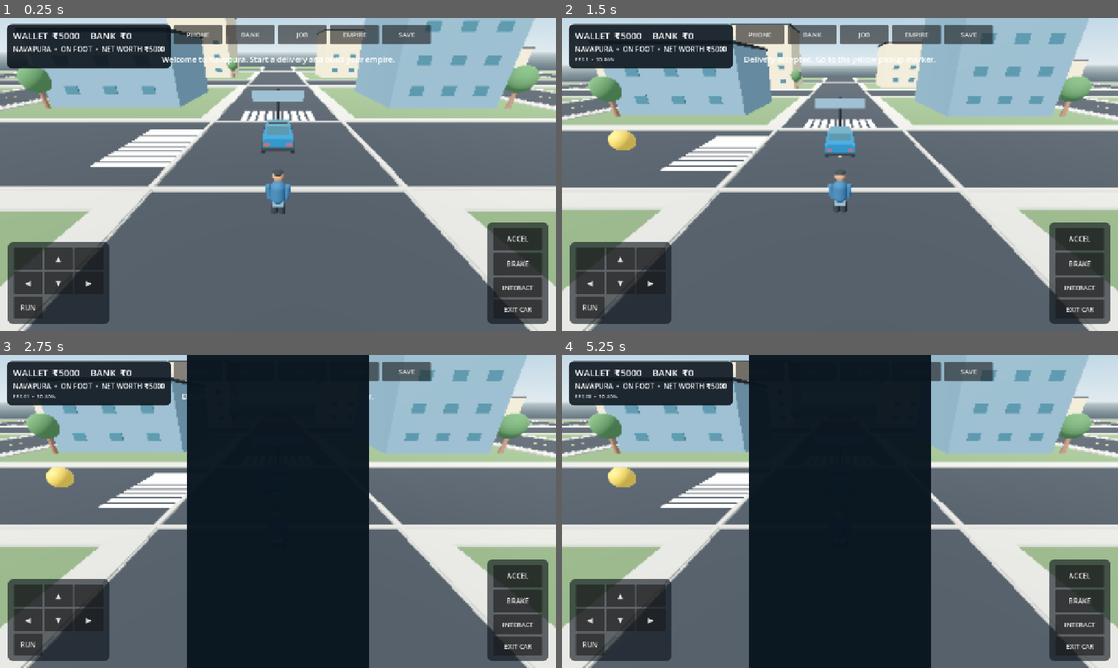
Above: before the commit, frames 1-4 (two rows, left to right).
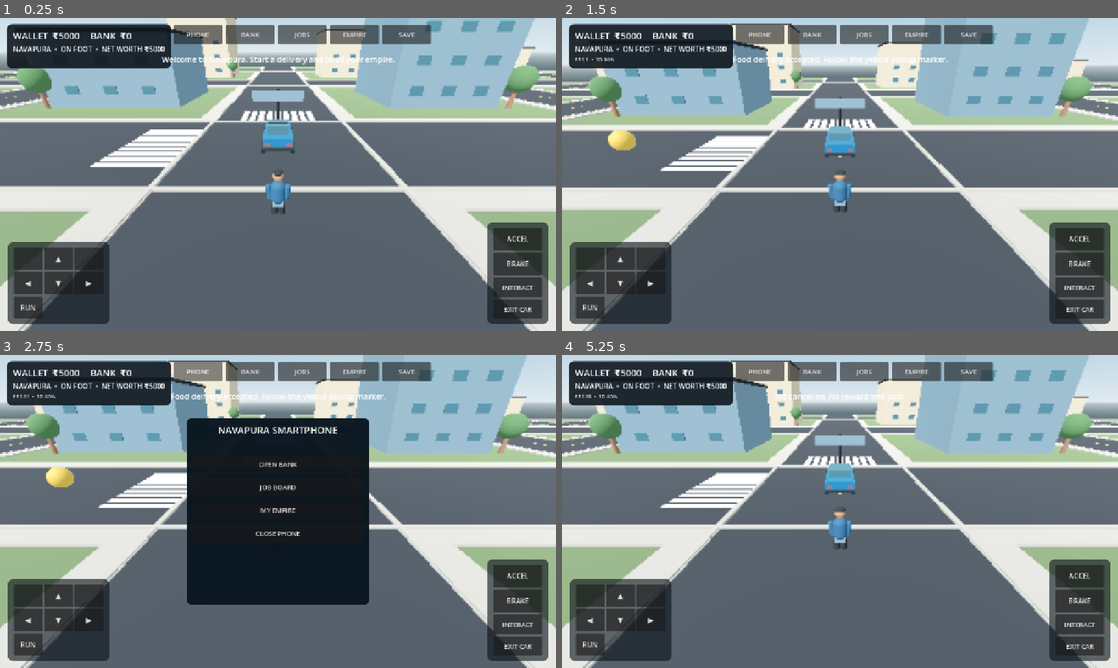
Above: after the commit, the same moments.

Repository: g82202773-coder/-blue-orbit-731
Game: Godot game, scene res://scenes/main.tscn
The game is run twice, just before and just after one commit, with the same random seed, the same clock (stepped at 60 frames per second) and the same inputs.
Inputs (mouse positions are in pixels of both pictures, inside the frame that each line leads up to):
- Up to frame 1 (0.25 s): no input
- Up to frame 2 (1.5 s): click "JOB" (after the commit: "JOBS") at 0.5 s; click (840, 133) at 1.25 s, where only the run after the commit has a clickable "FOOD DELIVERY • ₹650"
- Up to frame 3 (2.75 s): click "PHONE" at 2 s
- Up to frame 4 (5.25 s): click "JOB" (after the commit: "JOB BOARD") at 2.75 s; click (840, 495) at 3.5 s, where only the run after the commit has a clickable "TAXI PICKUP • ₹500"; click (840, 517) at 4.25 s, where only the run after the commit has a clickable "COURIER PARCEL • ₹900"; click (840, 539) at 5 s, where only the run after the commit has a clickable "CANCEL CURRENT JOB"

The runs differ from the first frame. In frame 1, less than 0.1% of the frame differs, in the area x 52-56%, y 4-7%; in frame 2, 0.2%; in frame 3, 14%; in frame 4, 33%, in the area x 8-67%, y 0-100%.
Error after the commit: Invalid access to property or key 'missions_completed' on a base object of type 'Node (game_state.gd)'. (res://scripts/main.gd:981)

Commit message:
Add three mission types and an interactive job board

Diff:
--- a/scripts/main.gd
+++ b/scripts/main.gd
@@ -27,6 +27,8 @@
 var throttle_touch := 0.0
 var steer_touch := 0.0
 var job_stage := 0
+var job_title := ""
+var job_reward_active := 0
 var toast_time := 0.0
 var autosave_time := 20.0
 var performance_check_time := 0.0
@@ -42,7 +44,9 @@
 var bank_panel: PanelContainer
 var phone_panel: PanelContainer
 var empire_panel: PanelContainer
+var job_panel: PanelContainer
 var bank_info: Label
+var job_info: Label
 var phone_info: Label
 var empire_info: Label
 var status_panel: PanelContainer
@@ -543,7 +547,7 @@
     hud_layer.add_child(top_buttons)
     _add_button(top_buttons, "PHONE", _toggle_phone)
     _add_button(top_buttons, "BANK", _toggle_bank)
-    _add_button(top_buttons, "JOB", _job_action)
+    _add_button(top_buttons, "JOBS", _job_action)
     _add_button(top_buttons, "EMPIRE", _toggle_empire)
     _add_button(top_buttons, "SAVE", _save_now)
 
@@ -574,9 +578,11 @@
     var bank_size := bank_panel.get_combined_minimum_size()
     var phone_size := phone_panel.get_combined_minimum_size()
     var empire_size := empire_panel.get_combined_minimum_size()
+    var job_size := job_panel.get_combined_minimum_size()
     bank_panel.position = (view_size - bank_size) * 0.5
     phone_panel.position = (view_size - phone_size) * 0.5
     empire_panel.position = (view_size - empire_size) * 0.5
+    job_panel.position = (view_size - job_size) * 0.5
 
 func _panel_style(color: Color) -> StyleBoxFlat:
     var style := StyleBoxFlat.new()
@@ -673,10 +679,28 @@
     phone_info.autowrap_mode = TextServer.AUTOWRAP_WORD_SMART
     phone_box.add_child(phone_info)
     _add_button(phone_box, "OPEN BANK", _toggle_bank, 180.0)
-    _add_button(phone_box, "DELIVERY JOB", _job_action, 180.0)
+    _add_button(phone_box, "JOB BOARD", _job_action, 180.0)
     _add_button(phone_box, "MY EMPIRE", _toggle_empire, 180.0)
     _add_button(phone_box, "CLOSE PHONE", _hide_panels, 180.0)
     phone_panel.hide()
+
+    job_panel = PanelContainer.new()
+    job_panel.custom_minimum_size = Vector2(440.0, 390.0)
+    job_panel.add_theme_stylebox_override("panel", _panel_style(Color(0.035, 0.08, 0.12, 0.98)))
+    hud_layer.add_child(job_panel)
+    var job_box := VBoxContainer.new()
+    job_box.add_theme_constant_override("separation", 8)
+    job_panel.add_child(job_box)
+    _add_title(job_box, "NAVAPURA JOB BOARD")
+    job_info = Label.new()
+    job_info.autowrap_mode = TextServer.AUTOWRAP_WORD_SMART
+    job_box.add_child(job_info)
+    _add_button(job_box, "FOOD DELIVERY • ₹650", _start_food_job, 280.0)
+    _add_button(job_box, "TAXI PICKUP • ₹500", _start_taxi_job, 280.0)
+    _add_button(job_box, "COURIER PARCEL • ₹900", _start_courier_job, 280.0)
+    _add_button(job_box, "CANCEL CURRENT JOB", _cancel_job, 280.0)
+    _add_button(job_box, "CLOSE", _hide_panels, 120.0)
+    job_panel.hide()
 
     empire_panel = PanelContainer.new()
     empire_panel.position = Vector2(400.0, 100.0)
@@ -823,21 +847,61 @@
             job_stage = 2
             pickup_marker.hide()
             drop_marker.show()
-            _show_toast("Package collected! Deliver it to the job office.")
+            _show_toast("%s pickup complete. Go to the destination." % job_title)
+            _refresh_ui()
         else:
             job_stage = 0
             drop_marker.hide()
-            GameState.earn(JOB_REWARD, "Delivery completed")
-            _show_toast("Delivery completed. Reward: ₹%d" % JOB_REWARD)
+            var completed_title := job_title
+            var completed_reward := job_reward_active
+            job_title = ""
+            job_reward_active = 0
+            GameState.complete_mission(completed_reward, completed_title)
+            _show_toast("%s completed. Reward: ₹%d" % [completed_title, completed_reward])
+            _refresh_ui()
 
 func _job_action() -> void:
+    var should_open := not job_panel.visible
+    _hide_panels()
+    job_panel.visible = should_open
+    _refresh_ui()
+
+func _start_food_job() -> void:
+    _start_job("Food delivery", 650, Vector3(-16.0, 0.85, 0.0), Vector3(0.0, 0.85, 40.0))
+
+func _start_taxi_job() -> void:
+    _start_job("Taxi passenger", 500, Vector3(40.0, 0.85, 0.0), Vector3(-40.0, 0.85, 40.0))
+
+func _start_courier_job() -> void:
+    _start_job("Courier parcel", 900, Vector3(0.0, 0.85, -40.0), Vector3(80.0, 0.85, 0.0))
+
+func _start_job(title: String, reward: int, pickup_position: Vector3, destination_position: Vector3) -> void:
+    if job_stage != 0:
+        _show_toast("Finish or cancel your current job first.")
+        return
+    job_title = title
+    job_reward_active = reward
+    pickup_marker.global_position = pickup_position
+    drop_marker.global_position = destination_position
+    job_stage = 1
+    pickup_marker.show()
+    drop_marker.hide()
+    _hide_panels()
+    _show_toast("%s accepted. Follow the yellow pickup marker." % title)
+    _refresh_ui()
+
+func _cancel_job() -> void:
     if job_stage == 0:
-        job_stage = 1
-        pickup_marker.show()
-        drop_marker.hide()
-        _show_toast("Delivery accepted. Go to the yellow pickup marker.")
-    else:
-        _show_toast("Finish your current delivery first.")
+        _show_toast("There is no active job to cancel.")
+        return
+    job_stage = 0
+    job_title = ""
+    job_reward_active = 0
+    pickup_marker.hide()
+    drop_marker.hide()
+    _hide_panels()
+    _show_toast("Job cancelled. No reward was paid.")
+    _refresh_ui()
 
 func _interact() -> void:
     if driving:
@@ -883,6 +947,7 @@
 func _hide_panels() -> void:
     bank_panel.hide()
     phone_panel.hide()
+    job_panel.hide()
     empire_panel.hide()
 
 func _buy_home() -> void:
@@ -913,7 +978,12 @@
             recent += "• %s\n" % GameState.transactions[i]
         bank_info.text = "Wallet: ₹%d\nBank: ₹%d\nNet worth: ₹%d\n\nRECENT TRANSACTIONS\n%s" % [GameState.wallet, GameState.bank_balance, GameState.net_worth(), recent]
     if is_instance_valid(phone_info):
-        phone_info.text = "Day %d\nWallet ₹%d  •  Bank ₹%d\nYour phone connects your jobs, bank and empire." % [GameState.day_number, GameState.wallet, GameState.bank_balance]
+        phone_info.text = "Day %d\nWallet ₹%d  •  Bank ₹%d\nCompleted jobs: %d\nYour phone connects your jobs, bank and empire." % [GameState.day_number, GameState.wallet, GameState.bank_balance, GameState.missions_completed]
+    if is_instance_valid(job_info):
+        if job_stage == 0:
+            job_info.text = "Choose a job. Complete the pickup and reach the destination to earn your reward.\nCompleted jobs: %d" % GameState.missions_completed
+        else:
+            job_info.text = "ACTIVE: %s\nReward: ₹%d\nStep: %s" % [job_title, job_reward_active, "Go to pickup" if job_stage == 1 else "Deliver to destination"]
     if is_instance_valid(empire_info):
         empire_info.text = "Day %d\nWallet: ₹%d  |  Bank: ₹%d\nHome: %s\nCorner shop: %s\nUncollected income: ₹%d\nLifetime earnings: ₹%d\nNet worth: ₹%d" % [
             GameState.day_number,
